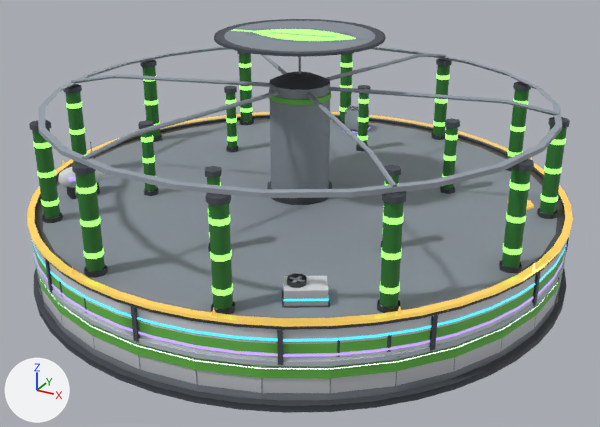
The glTF model assets/models/algae_bioreactor_xl_far.glb: old version first, new version second.
One viewpoint serves both versions: a camera (50 mm lens) standing at (15.1, -27.4, 15.4) and looking at (0.5, -0.9, 2.1). The lights are fixed; the arrows at lower left show +X, +Y and +Z. The picture after the commit comes second. Vertices at exactly the same position are counted once.

Names of what the first picture shows: 'Base', 'L2', 'L3', 'L4', 'L5', 'Roof'.
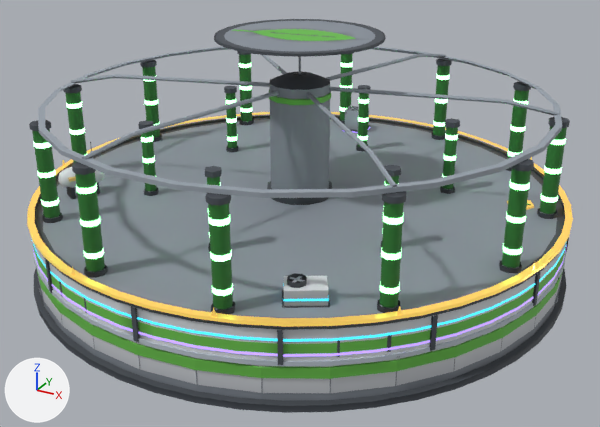
Edits to the scene script, one JSON object a line:
```json
{"op": "add", "block": "mat_floor", "code": ["mat_floor = bpy.data.materials.new('Floor')", "mat_floor.use_nodes = True; mat_floor.node_tree.nodes.clear()", "_N = mat_floor.node_tree.nodes; _L = mat_floor.node_tree.links", "n0 = _N.new('ShaderNodeBsdfPrincipled'); n0.name = 'Principled BSDF'", "n0.inputs[2].default_value = 0.65  # 'Roughness'", "n1 = _N.new('ShaderNodeOutputMaterial'); n1.name = 'Material Output'", "n2 = _N.new('ShaderNodeVertexColor'); n2.name = 'Color Attribute'", "_L.new(n0.outputs[0], n1.inputs[0])  # 'BSDF' to 'Surface'", "_L.new(n2.outputs[0], n0.inputs[0])  # 'Color' to 'Base Color'"]}
{"block": "me_base", "where": "me_base.from_pydata(...)  # 3311 vertices, 3368 faces; spans x -10.7..10.7, y -10.7..10.7, z -0.2..1.4"}
{"block": "me_base", "where": "# used by ob_base; location = (0.0, 0.0, 0.0)"}
{"block": "me_base", "change": "me_base part 1: 80 kept faces spanning x -10.5..10.5, y -10.5..10.5, z 0.2..1.2 get new vertex colours; the middle colour goes from white #fdfdfd to green #69bd4a"}
{"block": "me_base", "change": "me_base part 2: 74 faces spanning x -10.5..10.5, y -10.5..10.5, z 0.6..1.2 switch from mat_lightstrip_001 to mat_palette_001"}
{"op": "add", "block": "me_base", "code": "me_base.materials.append(mat_floor)"}
{"block": "me_roof", "where": "me_roof.from_pydata(...)  # 4001 vertices, 5023 faces; spans x -10.5..10.5, y -10.5..10.5, z 1.4..9.0"}
{"block": "me_roof", "where": "# used by ob_roof; location = (0.0, 0.0, 0.0)"}
{"block": "me_roof", "change": "me_roof part 3: 673 kept faces spanning x -10.4..9.4, y -10.1..10.4, z 1.7..9.0 get new vertex colours; the middle colour goes from white #ffffff to green #6abf4b"}
{"block": "me_roof", "change": "me_roof part 4: 673 faces spanning x -10.4..9.4, y -10.1..10.4, z 1.7..9.0 switch from mat_neon_001 to mat_palette_001"}
{"block": "me_roof", "change": "me_roof part 5: 792 faces spanning x -9.7..9.7, y -9.7..9.7, z 3.1..5.7 switch from mat_neon_001 to mat_glow_001"}
```

Boxes (x1, y1, x2, y2) around the edits, measured in the pictures (600 x 427 px):
```json
{"part": 1, "of": "me_base", "change": "recoloured", "before": [41, 281, 556, 369], "after": [41, 281, 556, 369]}
{"part": 2, "of": "me_base", "change": "recoloured", "before": [41, 281, 556, 369], "after": [41, 281, 556, 369]}
{"part": 3, "of": "me_roof", "change": "recoloured", "before": [232, 29, 356, 41], "after": [232, 29, 356, 41], "on screen": "darker"}
{"part": 4, "of": "me_roof", "change": "recoloured", "before": [232, 29, 356, 41], "after": [232, 29, 356, 41], "on screen": "darker"}
{"part": 5, "of": "me_roof", "change": "recoloured", "before": [33, 62, 566, 296], "after": [33, 62, 566, 296]}
```
